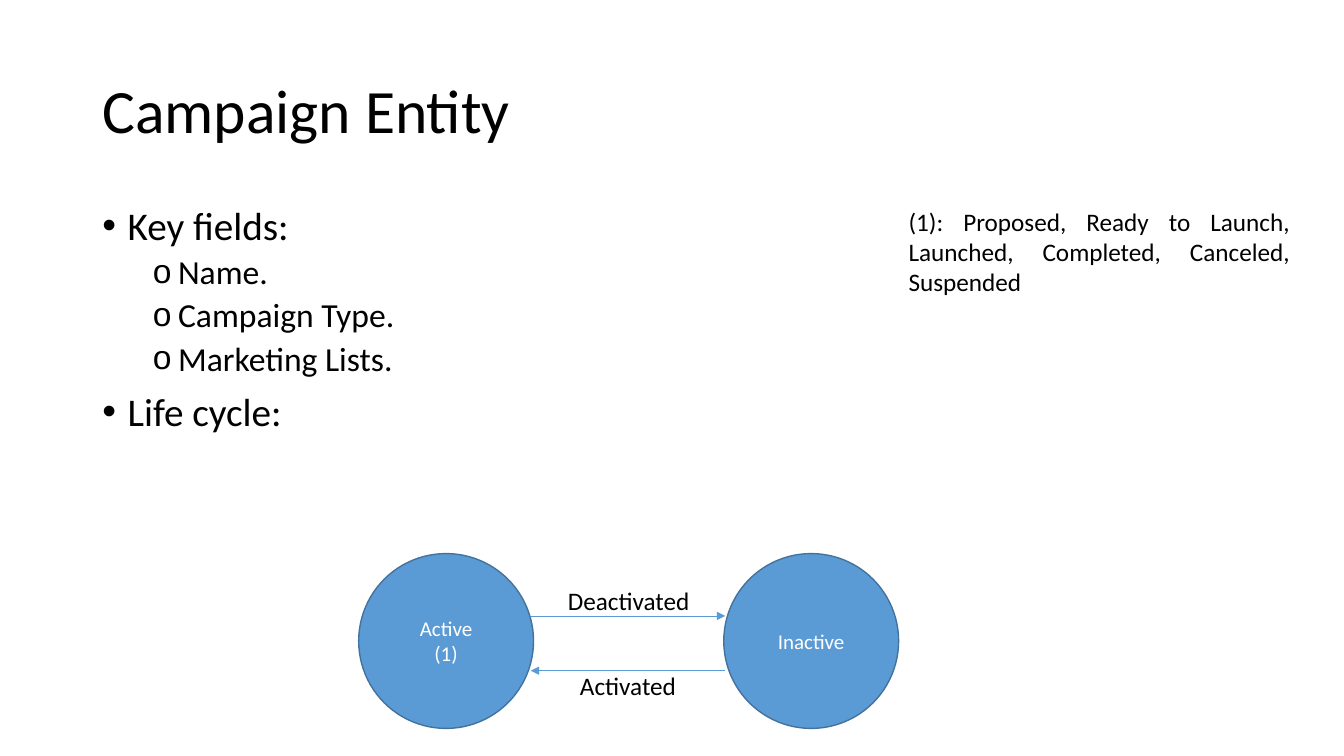
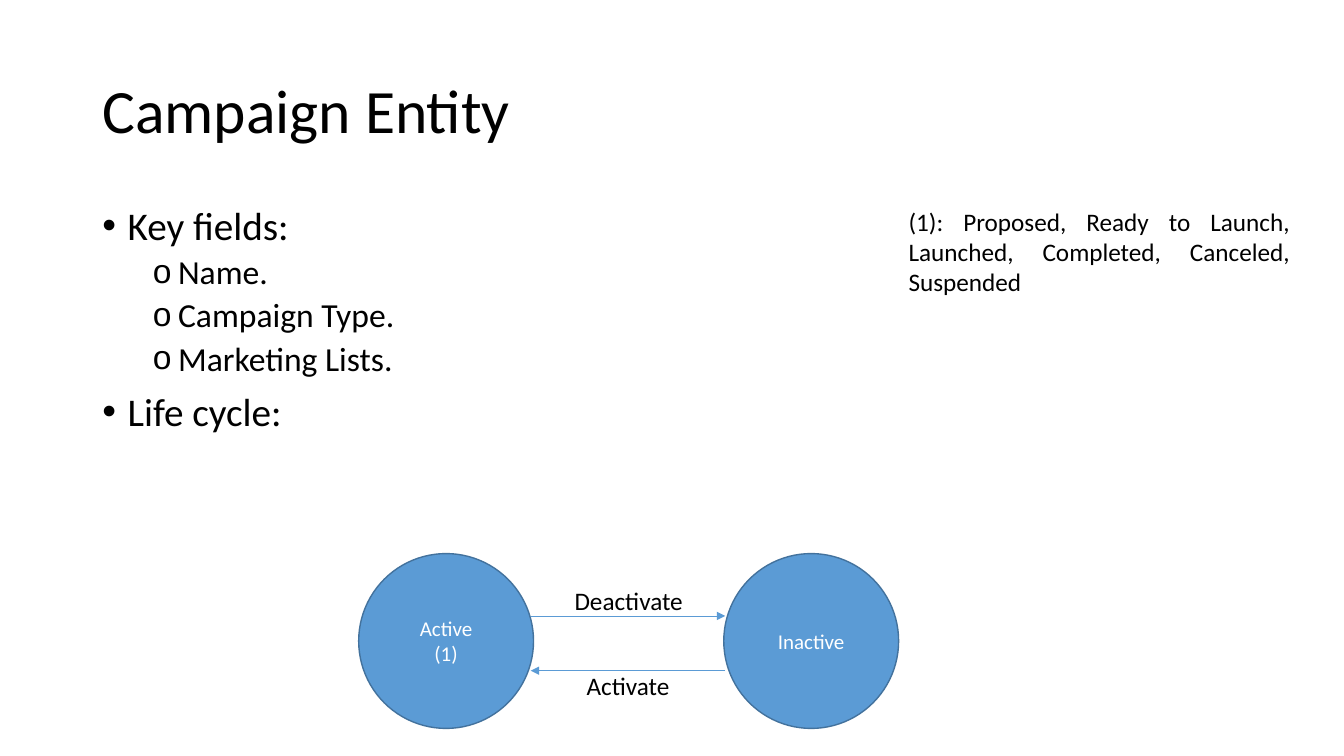
Before and after one commit to hevilhuy/Reports, a slide deck: slide 46 of Document/Report.pptx. Drawn at 1344x756 pixels with LibreOffice and Linux fonts; fonts in the diff are those of the drawing. Boxes give left, top, right and bottom in pixels: in the first picture for what was removed or moved away, otherwise in the second. Text is boxed around its words. In the diff, an @@ line names an element or a change of style, - is before the commit and + after.

```diff
--- a/Document/Report.pptx
+++ b/Document/Report.pptx
@@ text at (575,592,683,610): text changed @@
-Deactivated
+Deactivate
@@ text at (587,677,670,695): text changed @@
-Activated
+Activate
```
Also in this commit, not shown: 1 other slide changed, 1 other file.
